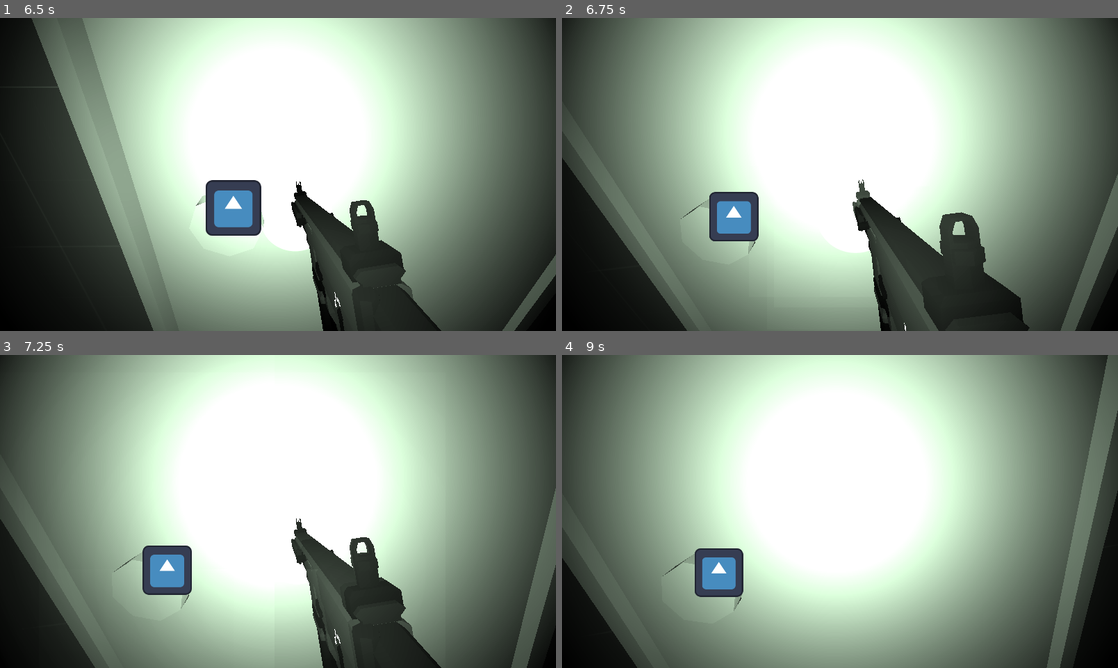
Above: before the commit, frames 1-4 (two rows, left to right).
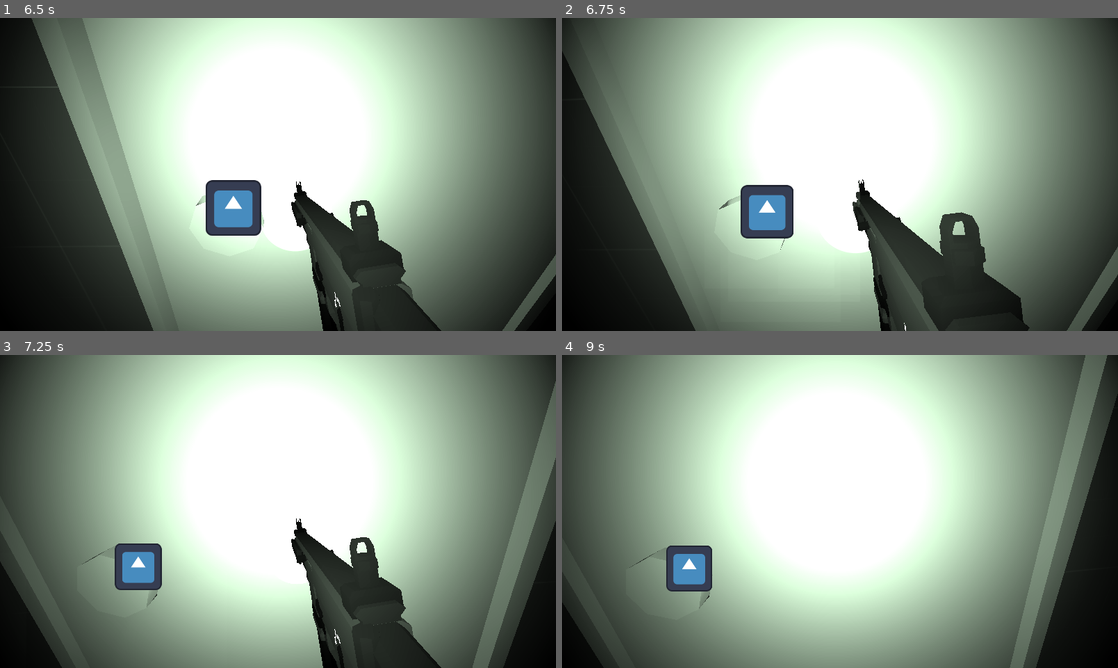
Above: after the commit, the same moments.

Repository: Ieida/Tactical-FPS-Godot
Game: Godot game, scene res://main_menu/main_menu.tscn
Two runs of this game, one before a commit and one after it. Both use one fixed random seed, a clock stepped at 60 frames per second and the inputs below. The engine's default icon, where the game draws it, is replaced by a stand-in: a white triangle on a blue panel in a dark square.
Inputs (mouse positions are in pixels of both pictures, inside the frame that each line leads up to):
- Up to frame 1 (6.5 s): click "PLAY TEST" at 0.5 s; tap Enter at 1.25, 3.5 s; move the mouse to (305, 174) at 1.27 s; hold W (move_forward) from 1.28 s (still down); tap F (flashlight_toggle) at 1.35 s; move the mouse to (250, 174) at 2.02 s; tap 3 (grenade) at 2.1 s; tap Space at 2.75, 5.75 s; move the mouse to (289, 168) at 2.77 s; tap Z (laser_toggle) at 2.85 s; move the mouse to (272, 180) at 3.52 s; tap N (night_vision) at 3.6 s; move the mouse to (316, 177) at 4.27 s; tap 1 (primary) at 4.35 s; move the mouse to (233, 171) at 5.02 s; tap T (rack_slide) at 5.1 s; move the mouse to (283, 174) at 5.77 s; tap 2 (secondary) at 5.85 s
- Up to frame 2 (6.75 s): tap Enter at 6.5 s; move the mouse to (817, 168) at 6.52 s; release W (move_forward) at 6.53 s; hold E (lean_right) from 6.53 s (still down); click (817, 168) at 6.6 s
- Up to frame 3 (7.25 s): keep holding E (lean_right)
- Up to frame 4 (9 s): move the mouse to (867, 511) at 7.27 s; release E (lean_right) at 7.28 s; hold W (move_forward) from 7.28 s (still down); tap F (flashlight_toggle) at 7.35 s; tap Space at 8 s; move the mouse to (812, 511) at 8.02 s; tap 3 (grenade) at 8.1 s; move the mouse to (851, 505) at 8.77 s; tap Z (laser_toggle) at 8.85 s

Frame 1 is identical in both runs. In frame 2, 8.8% of the frame differs, in the area x 0-100%, y 10-100%; in frame 3, 9.9%; in frame 4, 12%, in the area x 0-100%, y 0-100%.

Commit message:
improved player leaning

Diff:
--- a/player/lean.gd
+++ b/player/lean.gd
@@ -3,25 +3,35 @@
 enum {LEFT, RIGHT, NONE}
 
 var side = NONE
-@export var angle: float = 10
+@export var angle: float = 5
+@export var distance: float = 0.3
 @onready var camera: Node3D = $PlayerCamera
+var tween: Tween
 
 func _process(delta):
 	if Input.is_action_just_pressed("lean_right"):
 		if side == RIGHT:
-			rotation_degrees.z = 0
-			camera.position.x = 0
+			if tween: tween.stop()
+			tween = create_tween().set_parallel(true)
+			tween.tween_property(self, "rotation_degrees:z", 0, 0.5)
+			tween.tween_property(camera, "position:x", 0, 0.5)
 			side = NONE
 		else:
-			rotation_degrees.z = -angle
-			camera.position.x = 0.2
+			if tween: tween.stop()
+			tween = create_tween().set_parallel(true)
+			tween.tween_property(self, "rotation_degrees:z", -angle, 0.5)
+			tween.tween_property(camera, "position:x", distance, 0.5)
 			side = RIGHT
 	if Input.is_action_just_pressed("lean_left"):
 		if side == LEFT:
-			rotation_degrees.z = 0
-			camera.position.x = 0
+			if tween: tween.stop()
+			tween = create_tween().set_parallel(true)
+			tween.tween_property(self, "rotation_degrees:z", 0, 0.5)
+			tween.tween_property(camera, "position:x", 0, 0.5)
 			side = NONE
 		else:
-			rotation_degrees.z = angle
-			camera.position.x = -0.2
+			if tween: tween.stop()
+			tween = create_tween().set_parallel(true)
+			tween.tween_property(self, "rotation_degrees:z", angle, 0.5)
+			tween.tween_property(camera, "position:x", -distance, 0.5)
 			side = LEFT
